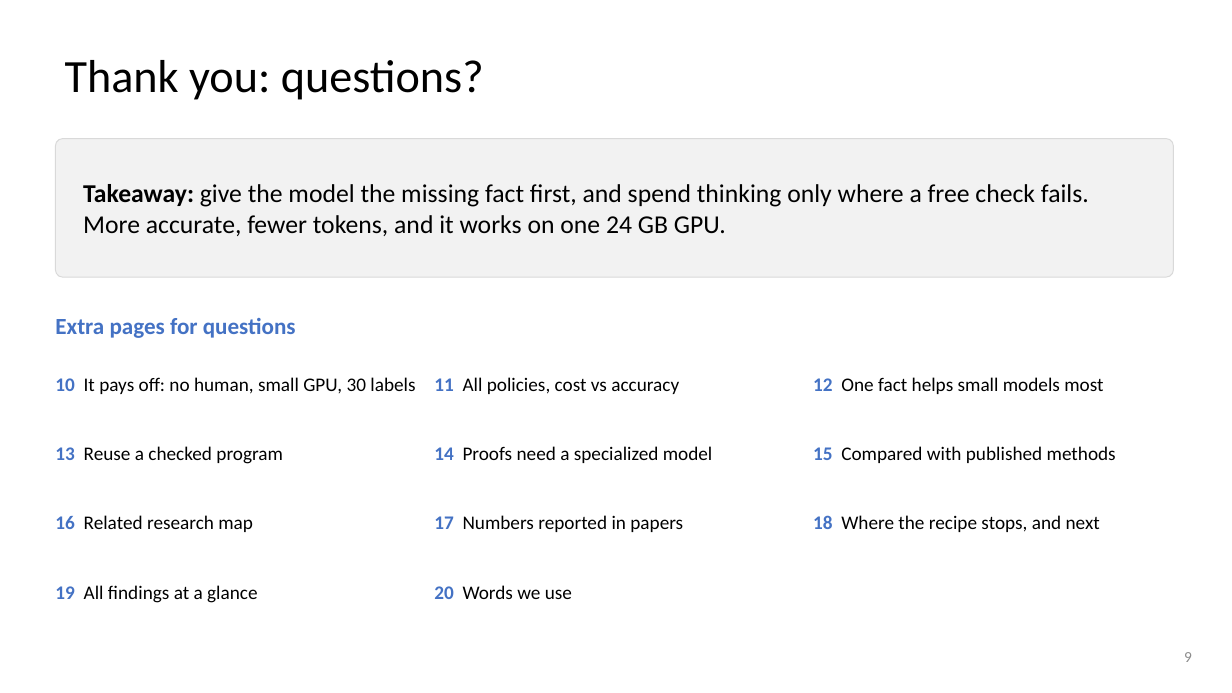
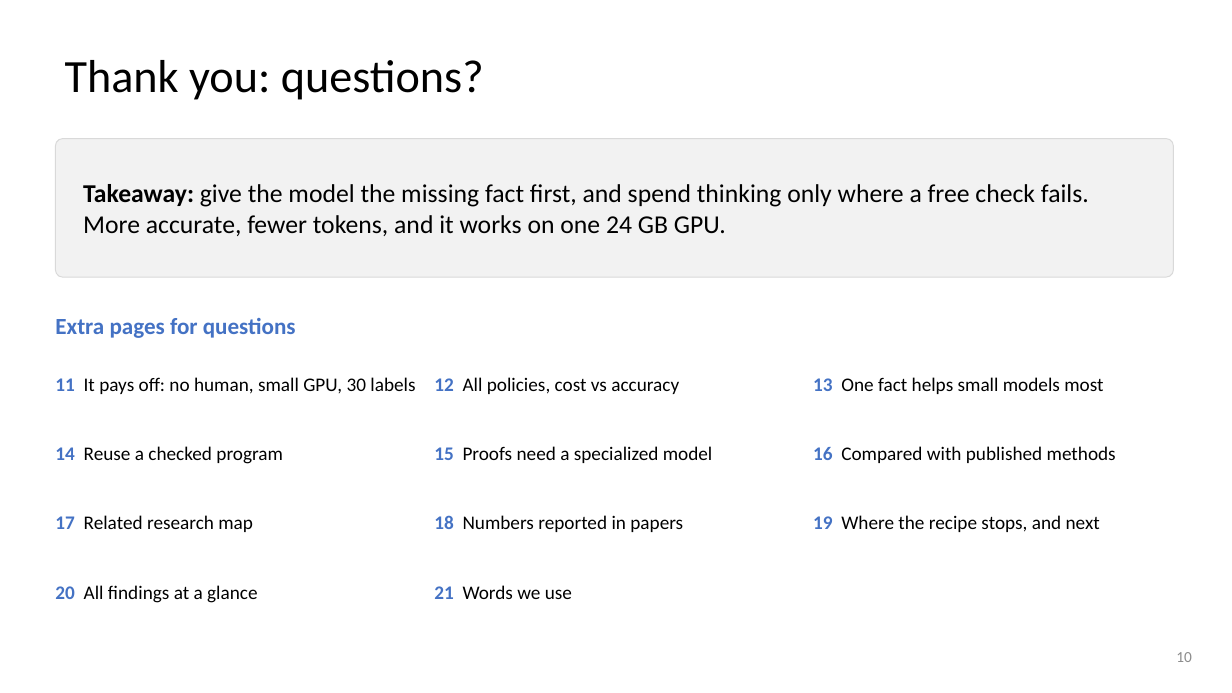
Before and after one commit to dlwns147/CSED490E_Project_Team5, a slide deck: slide 10 of PROPOSAL_slides.pptx (slide 9 before the commit). Drawn at 1232x693 pixels with LibreOffice and Linux fonts; fonts in the diff are those of the drawing. Boxes give left, top, right and bottom in pixels: in the first picture for what was removed or moved away, otherwise in the second. Text is boxed around its words. In the diff, an @@ line names an element or a change of style, - is before the commit and + after.

```diff
--- a/PROPOSAL_slides.pptx
+++ b/PROPOSAL_slides.pptx
@@ text at (x1=55, y1=377, x2=415, y2=394): text changed @@
-10 It pays off: no human, small GPU, 30 labels
+11 It pays off: no human, small GPU, 30 labels
@@ text at (x1=434, y1=377, x2=679, y2=394): text changed @@
-11 All policies, cost vs accuracy
+12 All policies, cost vs accuracy
@@ text at (x1=813, y1=377, x2=1103, y2=394): text changed @@
-12 One fact helps small models most
+13 One fact helps small models most
@@ text at (x1=55, y1=446, x2=283, y2=464): text changed @@
-13 Reuse a checked program
+14 Reuse a checked program
@@ text at (x1=434, y1=446, x2=713, y2=463): text changed @@
-14 Proofs need a specialized model
+15 Proofs need a specialized model
@@ text at (x1=813, y1=446, x2=1116, y2=463): text changed @@
-15 Compared with published methods
+16 Compared with published methods
@@ text at (x1=55, y1=515, x2=253, y2=532): text changed @@
-16 Related research map
+17 Related research map
@@ text at (x1=434, y1=515, x2=683, y2=532): text changed @@
-17 Numbers reported in papers
+18 Numbers reported in papers
@@ text at (x1=813, y1=515, x2=1100, y2=532): text changed @@
-18 Where the recipe stops, and next
+19 Where the recipe stops, and next
@@ text at (x1=55, y1=585, x2=257, y2=603): text changed @@
-19 All findings at a glance
+20 All findings at a glance
@@ text at (x1=434, y1=585, x2=572, y2=599): text changed @@
-20 Words we use
+21 Words we use
@@ page number at (x1=1176, y1=652, x2=1192, y2=662): text changed @@
-9
+10
```
Also in this commit, not shown: 3 other slides changed, 1 slide added, 17 other files.
